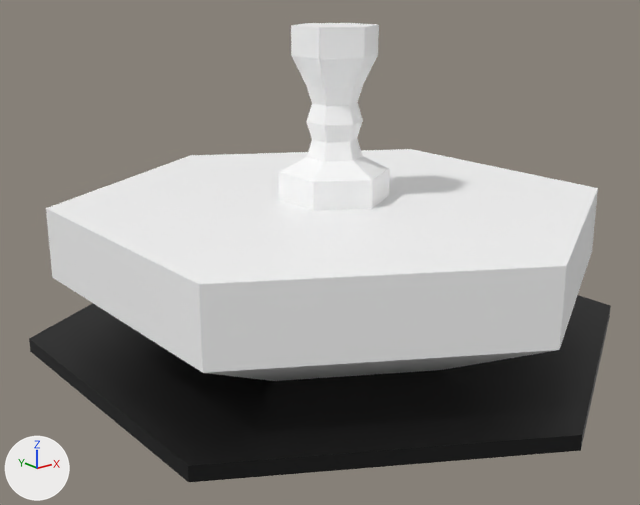
A saved change to the Blender file Assets/Shapes/InGame/InGameObjects.blend.
Both versions are drawn from a 50 mm camera at (-3.95, -4.77, 2.52) aimed at (-0.17, -0.04, 0.63). The axes (+X, +Y, +Z) are drawn at lower left. The lights are the same throughout.

Objects in the first picture: 'Card', 'Node', 'Player'.
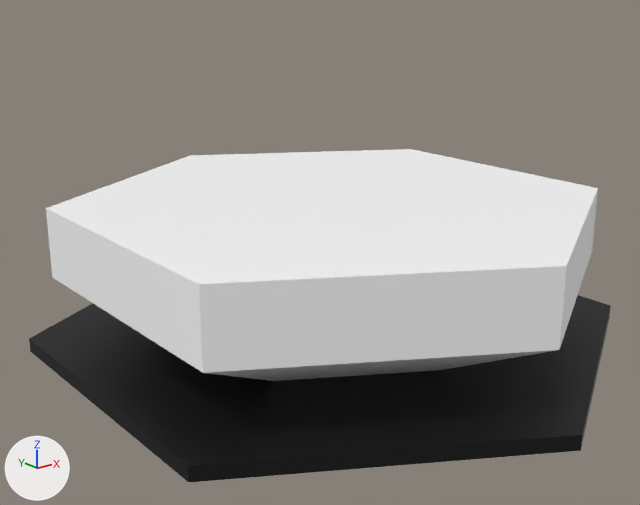
Pixel boxes [x1, y1, x2, y2] of what changed, in the pictures (640 x 505 px):
'Player', deleted: before [278, 23, 390, 211]

Edits to the bpy script that builds the scene:
```text
Remove ob_player:
    ob_player = bpy.data.objects.new('Player', me_cylinder_001)
    ob_player.location = (0.0, 0.0, 1.1)
    ob_player.scale = (0.2, 0.2, 0.2)
```
